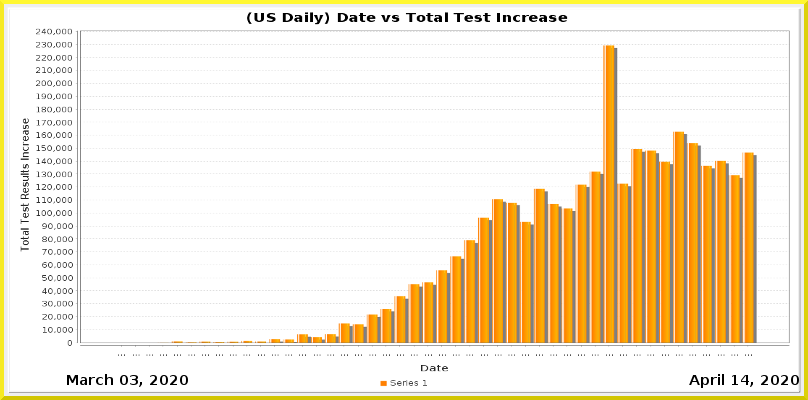
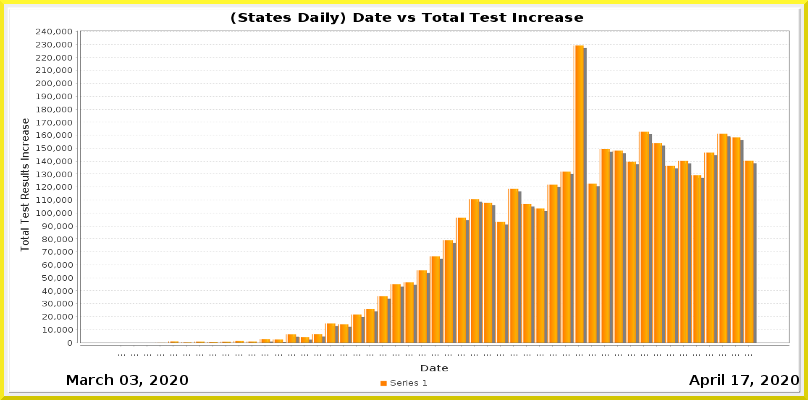
The second w=808, h=400 image is a revision of the first. Changes to its layers:
painted on "Current Date" over [741, 375, 749, 385]
painted on "Date_vs_TestIncrease.png" over [120, 12, 758, 356]
